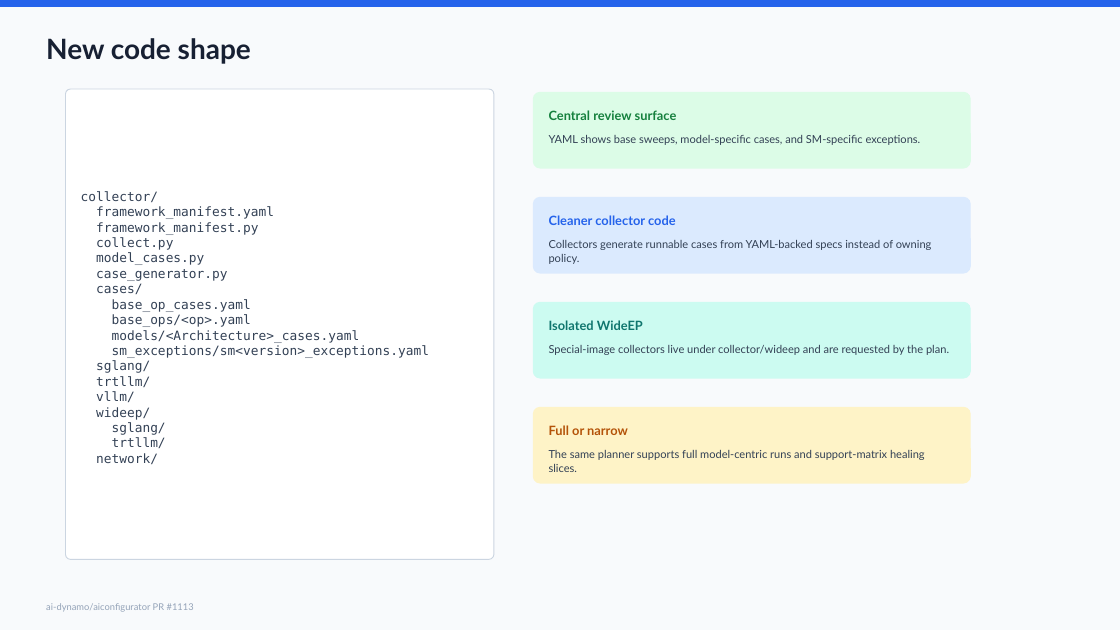
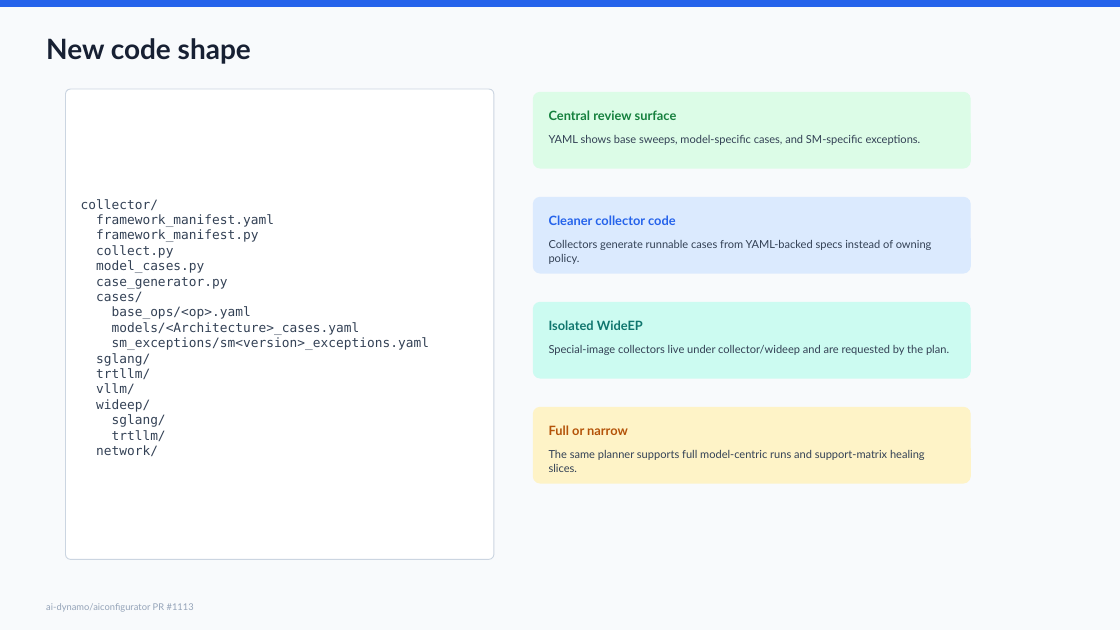
Before and after one commit to ai-dynamo/aiconfigurator, a slide deck: slide 7 of docs/pr1113_collector_v2_slides.pptx. Drawn at 1120x630 pixels with LibreOffice and Linux fonts; fonts in the diff are those of the drawing. Boxes give left, top, right and bottom in pixels: in the first picture for what was removed or moved away, otherwise in the second. Text is boxed around its words. In the diff, an @@ line names an element or a change of style, - is before the commit and + after.

Commit message:
Load base op cases from directory

```diff
--- a/docs/pr1113_collector_v2_slides.pptx
+++ b/docs/pr1113_collector_v2_slides.pptx
@@ text at box(112, 299, 251, 312): paragraph removed @@
-base_op_cases.yaml
```
Also in this commit, not shown: 7 other files.
